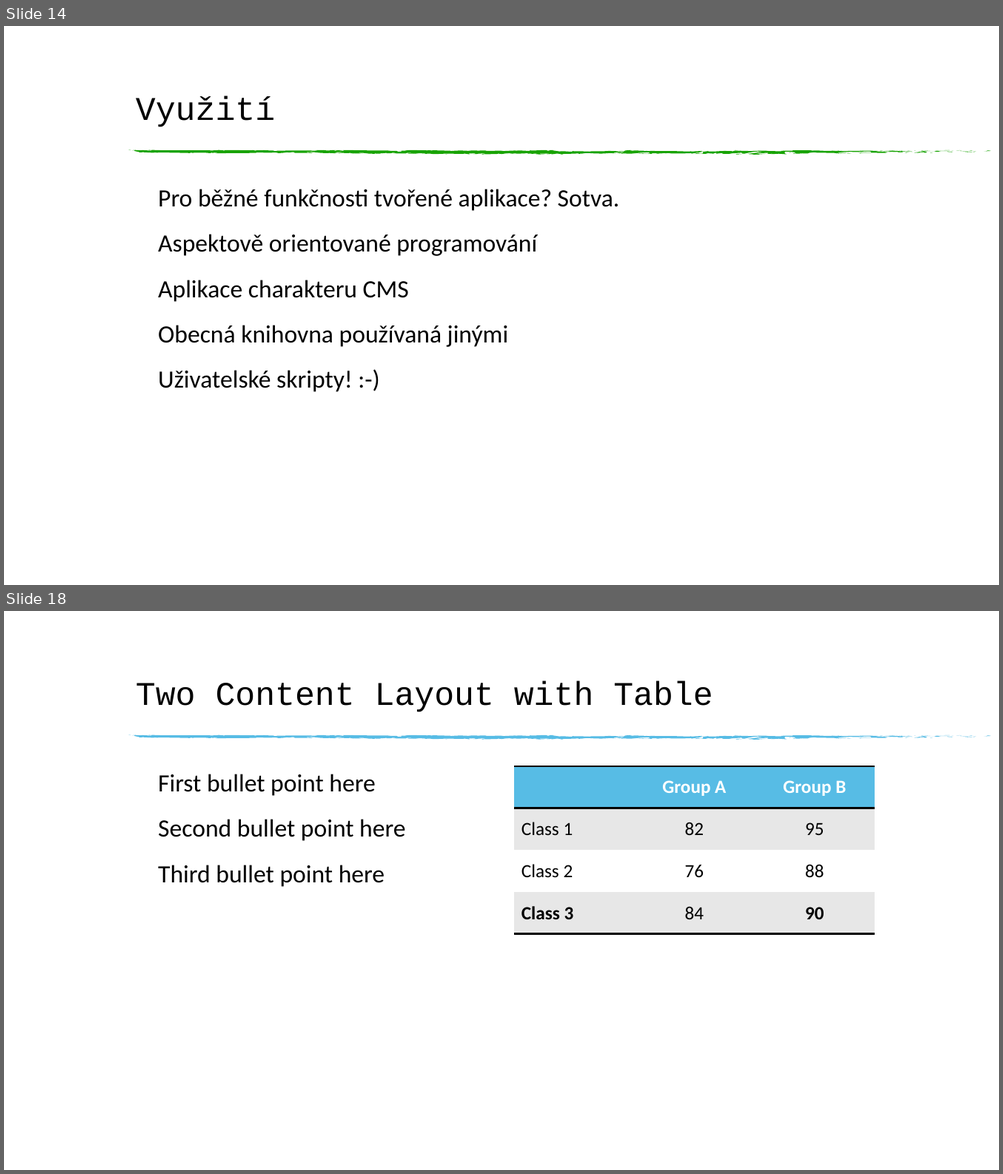
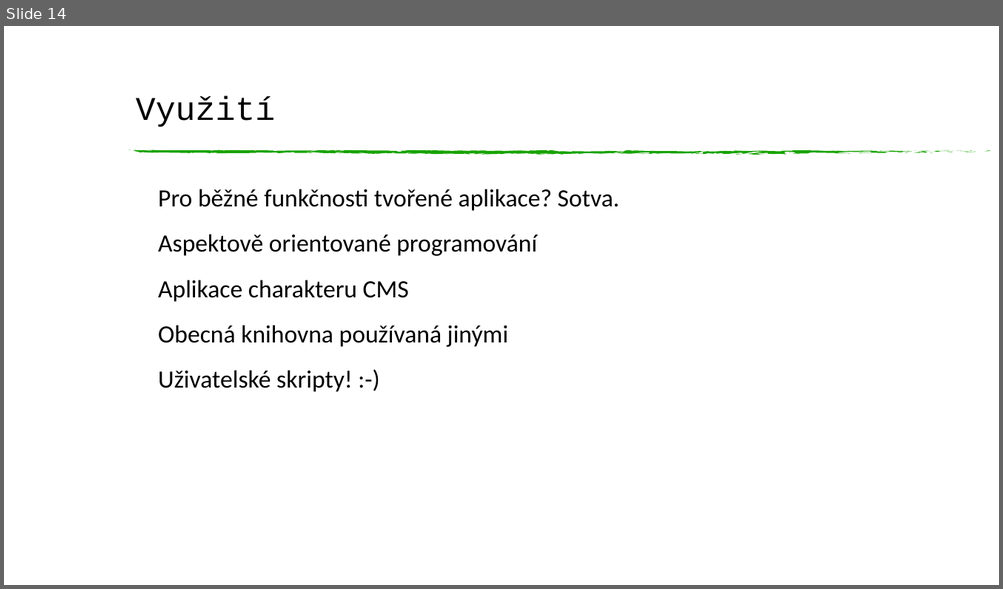
Before and after one commit to ondrakucera/frontkon-2023-mutation-observer, a slide deck: pozorovani_webovych_mutaci.odp. Shown one above the other, each under a label of ours: slides 14 and 18 before the commit, slide 14 after it; the slides between them are not shown. The pictures are 1003x1174 and 1003x589 pixels, drawn with LibreOffice and Linux fonts; fonts in the diff are those of the drawing; background and template pictures are left out. Boxes give left, top, right and bottom in pixels: in the first picture for what was removed or moved away, otherwise in the second. Text is boxed around its words. In the diff, an @@ line names an element or a change of style, - is before the commit and + after.

```diff
--- a/pozorovani_webovych_mutaci.odp
+++ b/pozorovani_webovych_mutaci.odp
@@ slide 18 removed at bbox=[4, 611, 999, 1170], background picture (left out) @@
@@ title removed at bbox=[136, 682, 712, 712] @@
-Two Content Layout with Table
@@ group removed at bbox=[128, 735, 990, 740]: 74 freeform shapes @@
@@ text removed at bbox=[158, 774, 405, 887] @@
-▪ First bullet point here
-▪ Second bullet point here
-▪ Third bullet point here
@@ table removed at bbox=[514, 766, 874, 934], 4 rows, 3 columns @@
- | Group A | Group B
-Class 1 | 82 | 95
-Class 2 | 76 | 88
-Class 3 | 84 | 90
```
Also in this commit, not shown: 2 slides changed, 9 other slides removed.
